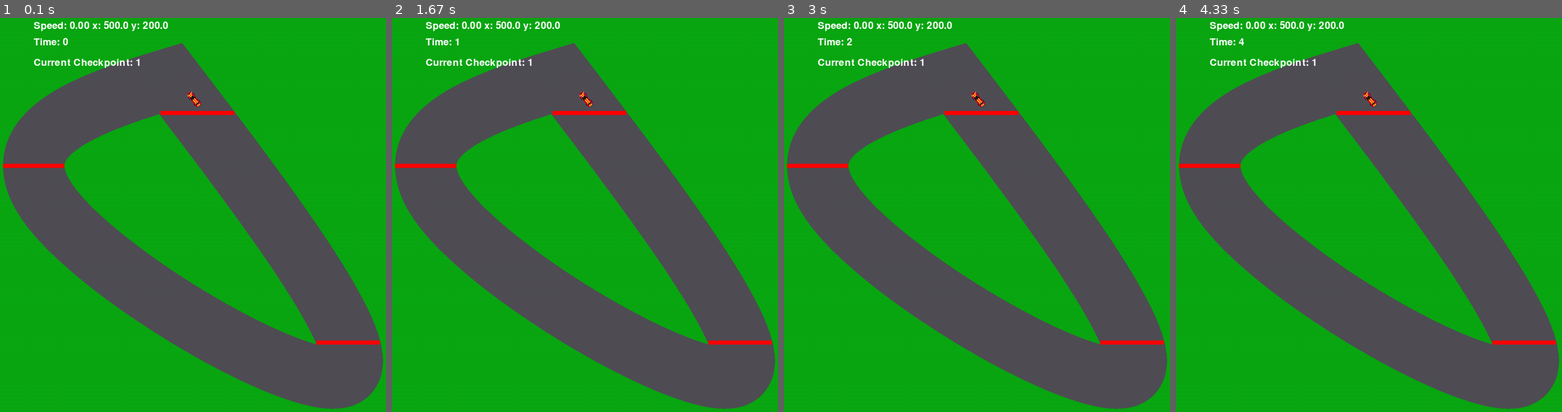
Above: before the commit, frames 1-4 (left to right).
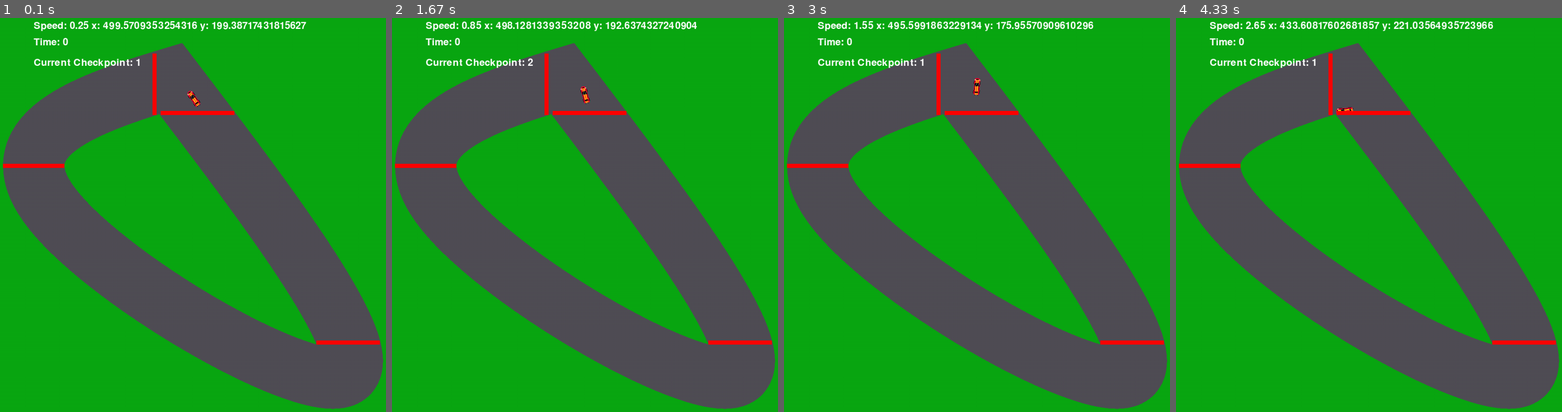
Above: after the commit, the same moments.

Repository: jakob07ffm/Car-game-pygame-
Game: pygame game, started from ai_main.py
Two runs of this game, one before a commit and one after it. Both use one fixed random seed, a clock stepped at 60 frames per second and the inputs below.
Inputs:
- Up to frame 1 (0.1 s): no input
- Up to frame 2 (1.67 s): no input
- Up to frame 3 (3 s): no input
- Up to frame 4 (4.33 s): no input

The runs differ from the first frame. In frame 1, 0.9% of the frame differs, in the area x 20-80%, y 0-25%; in frame 2, 1.0%; in frame 3, 1.0%, in the area x 16-81%, y 0-25%; in frame 4, 1.0%.

Commit message:
Update ai_main.py

Diff:
--- a/ai_main.py
+++ b/ai_main.py
@@ -1,6 +1,8 @@
 import pygame
 import sys
 import math
+import random
+import os
 
 pygame.init()
 
@@ -41,12 +43,17 @@
 start_time = pygame.time.get_ticks()
 
 checkpoints = [
+    pygame.Rect(390, 90, 10, 150),
     pygame.Rect(25, 359, 150, 10),
     pygame.Rect(790, 790, 155, 10),
     pygame.Rect(410, 230, 180, 10)
 ]
 
 current_checkpoint = 0
+
+directions = [
+    "a", "d"
+    ]
 
 def get_color_at_position(x, y):
     return track1_img.get_at((int(x), int(y)))[:3]
@@ -60,6 +67,16 @@
     start_time = pygame.time.get_ticks()
     current_checkpoint = 0
     pygame.display.flip()
+
+    if current_checkpoint <= 1:
+        with open("x.txt", "w") as file:
+            pass
+        with open("y.txt", "w") as file:
+            pass
+        with open("angle.txt", "w") as file:
+            pass
+
+
 
 running = True
 
@@ -76,38 +93,22 @@
 
     win.blit(track1_img, (0, 0))
 
-    if keys[pygame.K_w]:
+    if car_speed < car_max_speed:
         car_speed += car_acceleration
-    if keys[pygame.K_s]:
-        car_speed -= car_acceleration
 
-    if keys[pygame.K_a] and not car_speed == 0:
+    rand_dir = random.choice(directions)
+
+    if rand_dir == "a":
         car_angle -= car_turn_speed
-    if keys[pygame.K_d] and not car_speed == 0:
+    if rand_dir == "d":
         car_angle += car_turn_speed
 
     if car_speed > car_max_speed:
         car_speed = car_max_speed
-    if car_speed < -car_max_speed:
-        car_speed = -car_max_speed
-
-    if not keys[pygame.K_w] and not keys[pygame.K_s] and not car_speed <= 0:
-        car_speed = max(0, car_speed - car_friction)
-    if not keys[pygame.K_w] and not keys[pygame.K_s] and car_speed < 0:
-        car_speed = min(0, car_speed + car_friction)
 
     radians = math.radians(car_angle)
     car_x += car_speed * math.sin(radians)
     car_y -= car_speed * math.cos(radians)
-
-    if car_x <= 20:
-        car_x = 20
-    if car_x >= 980:
-        car_x = 980
-    if car_y <= 20:
-        car_y = 20
-    if car_y >= 980:
-        car_y = 980
 
     rotated_car_img = pygame.transform.rotate(car_img, -car_angle)
     new_rect = rotated_car_img.get_rect(center=(car_x, car_y))
